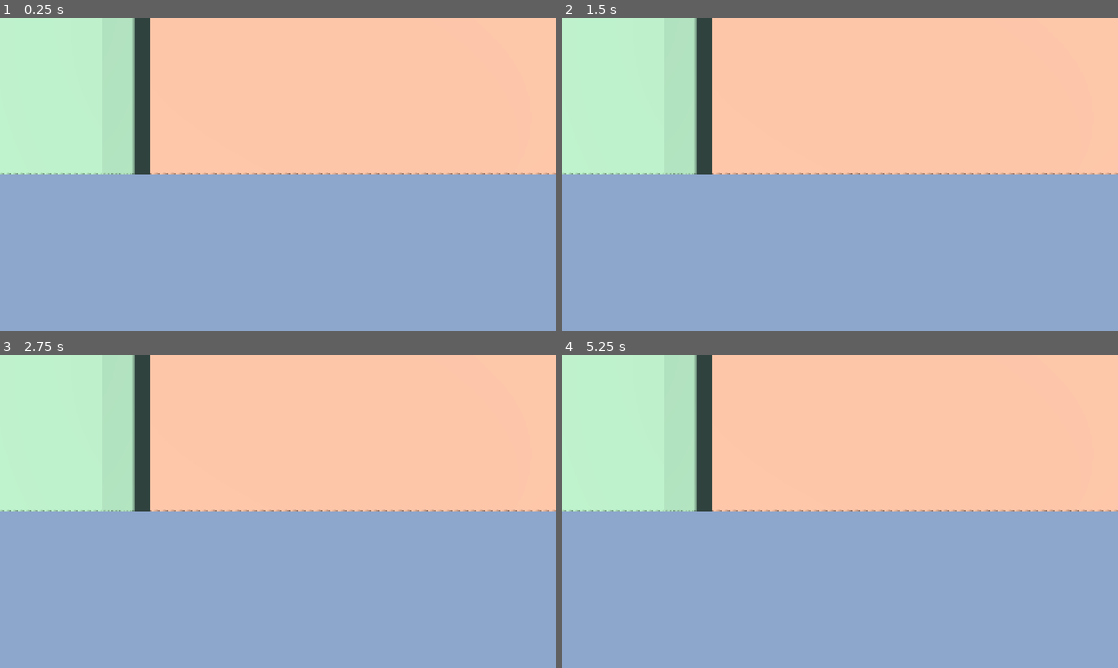
Above: before the commit, frames 1-4 (two rows, left to right).
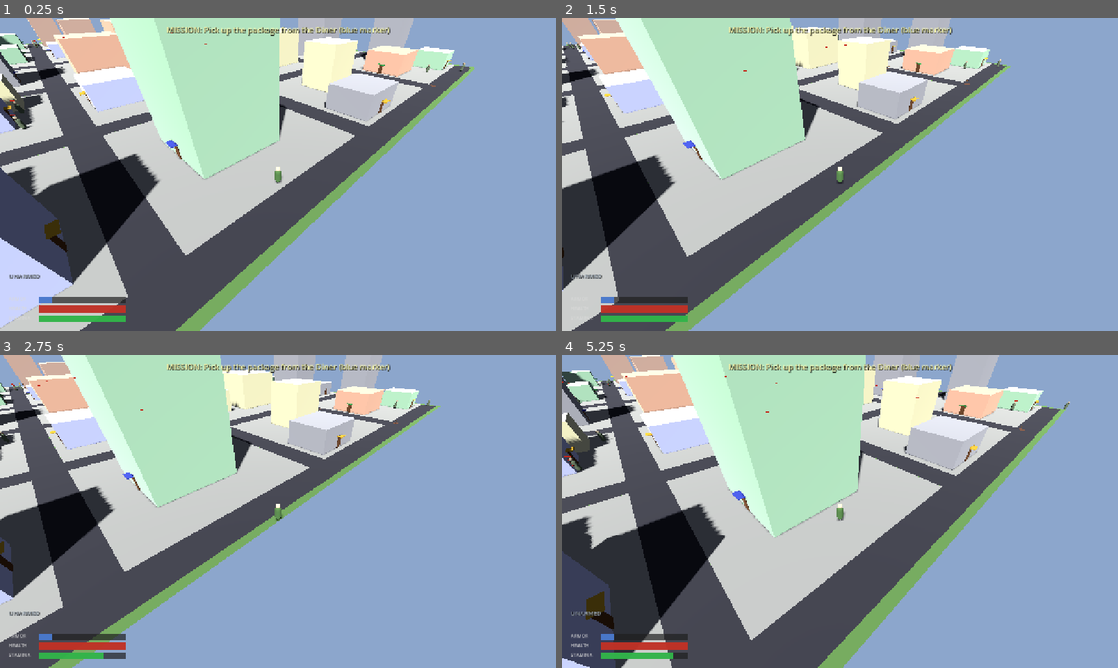
Above: after the commit, the same moments.

Repository: shaoqian2001/vibe-zombie
Game: Godot game, scene res://scenes/Main.tscn
Same seed, same stepped clock (60 frames per second), same inputs: the game is played once before the commit and once after it.
Inputs (mouse positions are in pixels of both pictures, inside the frame that each line leads up to):
- Up to frame 1 (0.25 s): no input
- Up to frame 2 (1.5 s): move the mouse to (962, 158) at 0.52 s; hold D (move_right) 0.53-1.28 s; hold F (interact) 0.53-1.28 s; move the mouse to (728, 190) at 1.27 s; hold S (move_backward) from 1.28 s (still down); click (728, 190) at 1.35 s
- Up to frame 3 (2.75 s): move the mouse to (333, 442) at 2.02 s; release S (move_backward) at 2.03 s; hold D (move_right) from 2.03 s (still down); hold Shift (sprint) from 2.03 s (still down)
- Up to frame 4 (5.25 s): move the mouse to (812, 574) at 2.77 s; release D (move_right) at 2.78 s; release Shift (sprint) at 2.78 s; hold W (move_forward) 2.78-3.53 s; tap 1 (weapon_1) at 2.85 s; move the mouse to (1006, 558) at 3.52 s; hold 2 (weapon_2) 3.53-4.28 s; hold A (move_left) 3.53-5.03 s; move the mouse to (673, 464) at 4.27 s; tap F (interact) at 4.35 s; move the mouse to (867, 511) at 5.02 s; press the mouse at (867, 511) at 5.03 s; hold S (move_backward) from 5.03 s (still down)

The runs differ from the first frame. In frame 1, 74% of the frame differs, in the area x 0-100%, y 0-100%; in frame 2, 68%; in frame 3, 65%; in frame 4, 80%.
Error before the commit: Parse Error: Cannot infer the type of "building_count" variable because the value doesn't have a set type. (res://scripts/main.gd:405)

Commit message:
fix: explicit type for building_count to avoid type inference error
https://claude.ai/code/session_01DtQeNdRRyXf3EUTAWWMr4B

Diff:
--- a/scripts/main.gd
+++ b/scripts/main.gd
@@ -402,7 +402,7 @@
 # ------------------------------------------------------------------
 
 func _setup_mission(rng: RandomNumberGenerator) -> void:
-	var building_count := world.buildings.size()
+	var building_count: int = world.buildings.size()
 	if building_count < 2:
 		return
 
